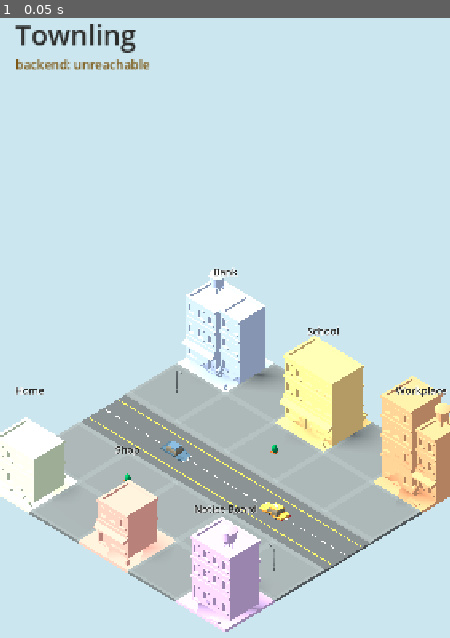
Above: before the commit, frame 1.
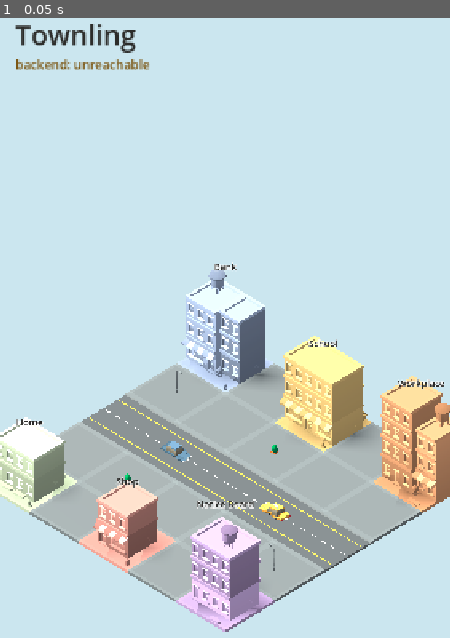
Above: after the commit, the same moment.

Repository: ayeshaverdan/townling
Game: Godot game, scene res://scenes/diorama.tscn
The game is run twice, just before and just after one commit, with the same random seed, the same clock (stepped at 60 frames per second) and the same inputs.
Inputs:
- Up to frame 1 (0.05 s): no input

The runs differ from the first frame. In frame 1, 9.6% of the frame differs, in the area x 0-100%, y 39-100%.

Commit message:
Fix building recolour: colorized atlas skins instead of flat tint
The flat-albedo tint flattened the buildings into featureless blocks,
losing windows, roofs and shopfronts. Replace it with per-landmark
luminance-colorized copies of the KayKit atlas (assets/city/townling/*):
the model UVs are unchanged so all detail survives, only the hue shifts to
the Townling palette. Also place name labels by each building's real height
so they sit just above the roof.

Skins generated by colorizing citybits_texture.png per palette colour
(midtones = base colour, roofs lighter, windows darker).

Co-Authored-By: Claude Opus 4.8 <noreply@anthropic.com>

Diff:
--- a/game/scripts/diorama.gd
+++ b/game/scripts/diorama.gd
@@ -11,17 +11,23 @@
 const CITY := "res://assets/city/Assets/gltf/"
 const TILE := 2.0  # world units per grid cell
 
-## The six launch landmarks. Each: display name, building mesh, grid cell,
-## and a Townling-palette wall colour. Layout: two rows of three facing a
-## central street.
+## The six launch landmarks. Each: display name, building mesh, grid cell, and
+## a Townling-palette skin (a luminance-colorized copy of the KayKit atlas in
+## assets/city/townling/ — keeps windows/roofs/shopfronts, recolours the hue).
+const SKINS := "res://assets/city/townling/"
 const LANDMARKS := [
-	{"name": "Bank", "mesh": "building_G", "cell": Vector2i(0, 0), "color": Color("aec3e8")},
-	{"name": "School", "mesh": "building_E", "cell": Vector2i(2, 0), "color": Color("ebc985")},
-	{"name": "Workplace", "mesh": "building_H", "cell": Vector2i(4, 0), "color": Color("e9a97e")},
-	{"name": "Home", "mesh": "building_B", "cell": Vector2i(0, 4), "color": Color("cfe3c4")},
-	{"name": "Shop", "mesh": "building_A", "cell": Vector2i(2, 4), "color": Color("f0a9a0")},
-	{"name": "Notice Board", "mesh": "building_D", "cell": Vector2i(4, 4), "color": Color("c9aee4")},
+	{"name": "Bank", "mesh": "building_G", "cell": Vector2i(0, 0), "skin": "bank"},
+	{"name": "School", "mesh": "building_E", "cell": Vector2i(2, 0), "skin": "school"},
+	{"name": "Workplace", "mesh": "building_H", "cell": Vector2i(4, 0), "skin": "workplace"},
+	{"name": "Home", "mesh": "building_B", "cell": Vector2i(0, 4), "skin": "home"},
+	{"name": "Shop", "mesh": "building_A", "cell": Vector2i(2, 4), "skin": "shop"},
+	{"name": "Notice Board", "mesh": "building_D", "cell": Vector2i(4, 4), "skin": "noticeboard"},
 ]
+## Mesh heights (world units) for label placement, from the glTF bounds.
+const HEIGHTS := {
+	"building_A": 1.65, "building_B": 1.65, "building_D": 2.97,
+	"building_E": 2.35, "building_G": 2.98, "building_H": 3.05,
+}
 const COLS := 5
 const ROWS := 5
 const ROAD_ROW := 2
@@ -86,13 +92,13 @@
 			else:
 				_place("%sbase.gltf" % CITY, col, row)
 
-	# Landmarks, coloured and labelled.
+	# Landmarks: recoloured skin + floating label.
 	for lm in LANDMARKS:
 		var cell: Vector2i = lm["cell"]
 		var inst := _place("%s%s.gltf" % [CITY, lm["mesh"]], cell.x, cell.y)
 		if inst:
-			_tint(inst, lm["color"])
-			_add_label(inst, lm["name"])
+			_skin(inst, "%s%s.png" % [SKINS, lm["skin"]])
+			_add_label(inst, lm["name"], HEIGHTS.get(lm["mesh"], 3.0))
 
 	# A little life on the street and lots.
 	_place("%scar_sedan.gltf" % CITY, 1, ROAD_ROW, 90.0)
@@ -117,10 +123,16 @@
 	return inst
 
 
-## Recolour every mesh surface under `node` with a soft matte Townling colour.
-func _tint(node: Node, color: Color) -> void:
+## Re-skin every mesh surface under `node` with a colorized atlas texture.
+## Keeps the model's UVs (so windows/roofs/shopfronts stay), swaps the palette.
+func _skin(node: Node, texture_path: String) -> void:
+	var tex: Texture2D = load(texture_path)
+	if tex == null:
+		push_warning("Missing skin: %s" % texture_path)
+		return
 	var mat := StandardMaterial3D.new()
-	mat.albedo_color = color
+	mat.albedo_texture = tex
+	mat.texture_filter = BaseMaterial3D.TEXTURE_FILTER_NEAREST
 	mat.roughness = 0.95
 	mat.metallic = 0.0
 	mat.specular_mode = BaseMaterial3D.SPECULAR_DISABLED
@@ -137,17 +149,17 @@
 	return out
 
 
-## Float a billboarded name label above a placed building.
-func _add_label(building: Node3D, text: String) -> void:
+## Float a billboarded name label just above a placed building's roof.
+func _add_label(building: Node3D, text: String, height: float) -> void:
 	var label := Label3D.new()
 	label.text = text
 	label.billboard = BaseMaterial3D.BILLBOARD_ENABLED
 	label.pixel_size = 0.006
-	label.font_size = 48
-	label.outline_size = 8
+	label.font_size = 44
+	label.outline_size = 10
 	label.modulate = Color("2c2c2a")
 	label.outline_modulate = Color(1, 1, 1, 0.95)
-	label.position = Vector3(0.0, 3.4, 0.0)
+	label.position = Vector3(0.0, height + 0.6, 0.0)
 	building.add_child(label)
 
 
Binary file added: game/assets/city/townling/bank.png
Not shown, added: game/assets/city/townling/bank.png.import
Binary file added: game/assets/city/townling/home.png
Not shown, added: game/assets/city/townling/home.png.import
Binary file added: game/assets/city/townling/noticeboard.png
Not shown, added: game/assets/city/townling/noticeboard.png.import
Binary file added: game/assets/city/townling/school.png
Not shown, added: game/assets/city/townling/school.png.import
Binary file added: game/assets/city/townling/shop.png
Not shown, added: game/assets/city/townling/shop.png.import
Binary file added: game/assets/city/townling/workplace.png
Not shown, added: game/assets/city/townling/workplace.png.import
